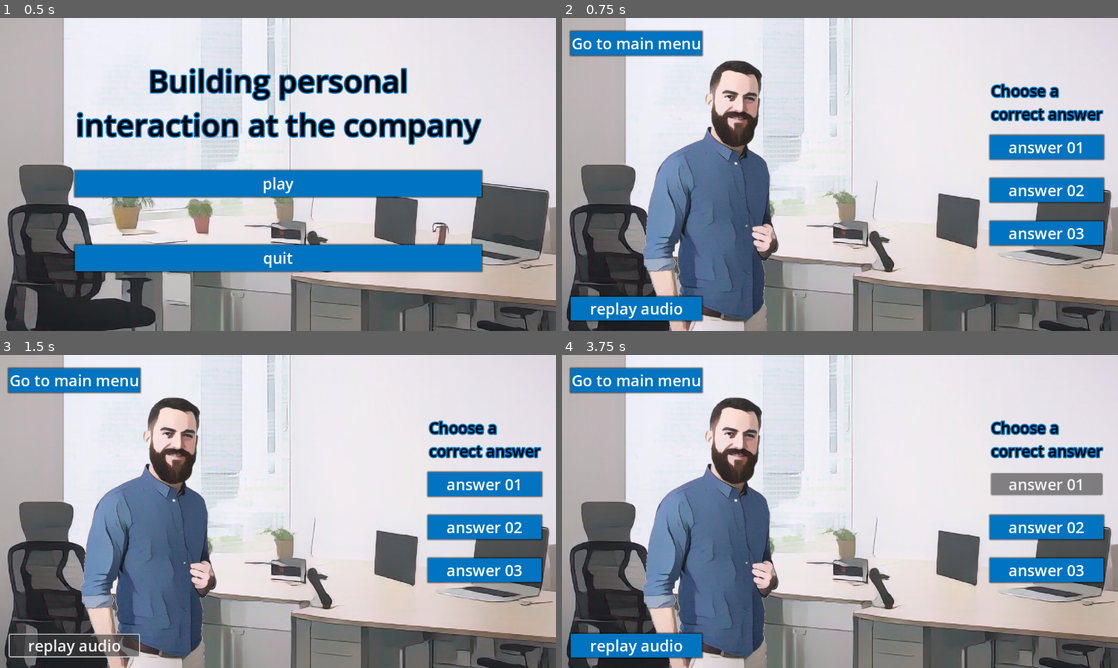
Above: before the commit, frames 1-4 (two rows, left to right).
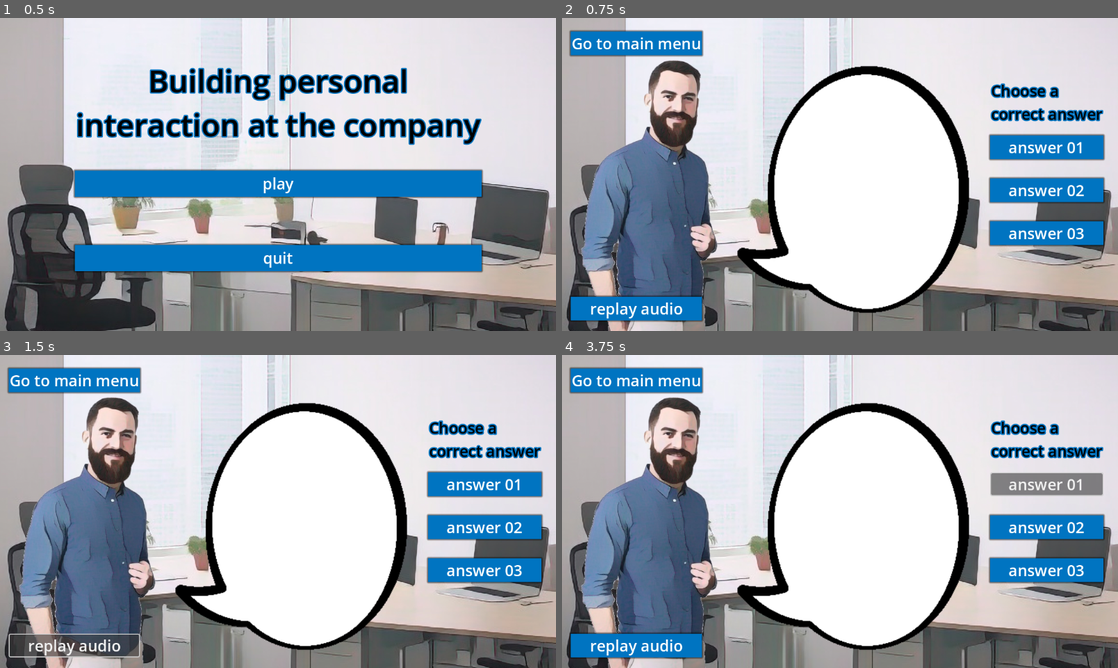
Above: after the commit, the same moments.

Repository: archibald-carrion/Conversational-english-serious-game
Game: Godot game, scene res://scenes/main_menu.tscn
Same seed, same stepped clock (60 frames per second), same inputs: the game is played once before the commit and once after it.
Inputs:
- Up to frame 1 (0.5 s): no input
- Up to frame 2 (0.75 s): click "play" at 0.5 s
- Up to frame 3 (1.5 s): click "replay audio" at 1.25 s
- Up to frame 4 (3.75 s): click "replay audio" at 2 s; click "replay audio" at 2.75 s; click "answer 01" at 3.5 s

Frame 1 is identical in both runs. In frame 2, 33% of the frame differs, in the area x 3-74%, y 13-100%; in frame 3, 34%; in frame 4, 33%.

Commit message:
add bubble to the scene

Diff:
--- a/Conversational-english-serious-game/scenes/level_01.tscn
+++ b/Conversational-english-serious-game/scenes/level_01.tscn
@@ -1,9 +1,10 @@
-[gd_scene load_steps=5 format=3 uid="uid://dwi7nig2icwo2"]
+[gd_scene load_steps=6 format=3 uid="uid://dwi7nig2icwo2"]
 
 [ext_resource type="Script" path="res://scripts/first_level.gd" id="1_m467n"]
 [ext_resource type="Texture2D" uid="uid://do88killt2mb7" path="res://assets/sprites/background.png" id="2_no6y4"]
 [ext_resource type="Texture2D" uid="uid://ctc42tjv3nhid" path="res://assets/sprites/john.png" id="3_kgi6t"]
 [ext_resource type="Theme" uid="uid://beqbc2rrm4rwi" path="res://themes/theme_01.theme" id="4_58lit"]
+[ext_resource type="Texture2D" uid="uid://dgxca271k65vn" path="res://assets/sprites/text_bubble.png" id="4_ld7eh"]
 
 [node name="FirstLevel" type="Node2D"]
 script = ExtResource("1_m467n")
@@ -32,7 +33,7 @@
 
 [node name="HBoxContainer_John" type="HBoxContainer" parent="John"]
 anchors_preset = -1
-anchor_left = 0.135
+anchor_left = 0.025
 anchor_top = 0.123
 anchor_right = 0.227
 anchor_bottom = 1.111
@@ -41,9 +42,15 @@
 
 [node name="texture_John" type="TextureRect" parent="John/HBoxContainer_John"]
 layout_mode = 2
-size_flags_horizontal = 4
+size_flags_horizontal = 0
 texture = ExtResource("3_kgi6t")
 flip_h = true
+
+[node name="TextureRect" type="TextureRect" parent="John/HBoxContainer_John"]
+custom_minimum_size = Vector2(550, 0)
+layout_mode = 2
+texture = ExtResource("4_ld7eh")
+stretch_mode = 4
 
 [node name="answers" type="CanvasLayer" parent="."]
 
Binary file changed: Conversational-english-serious-game/assets/sprites/text_bubble.png
